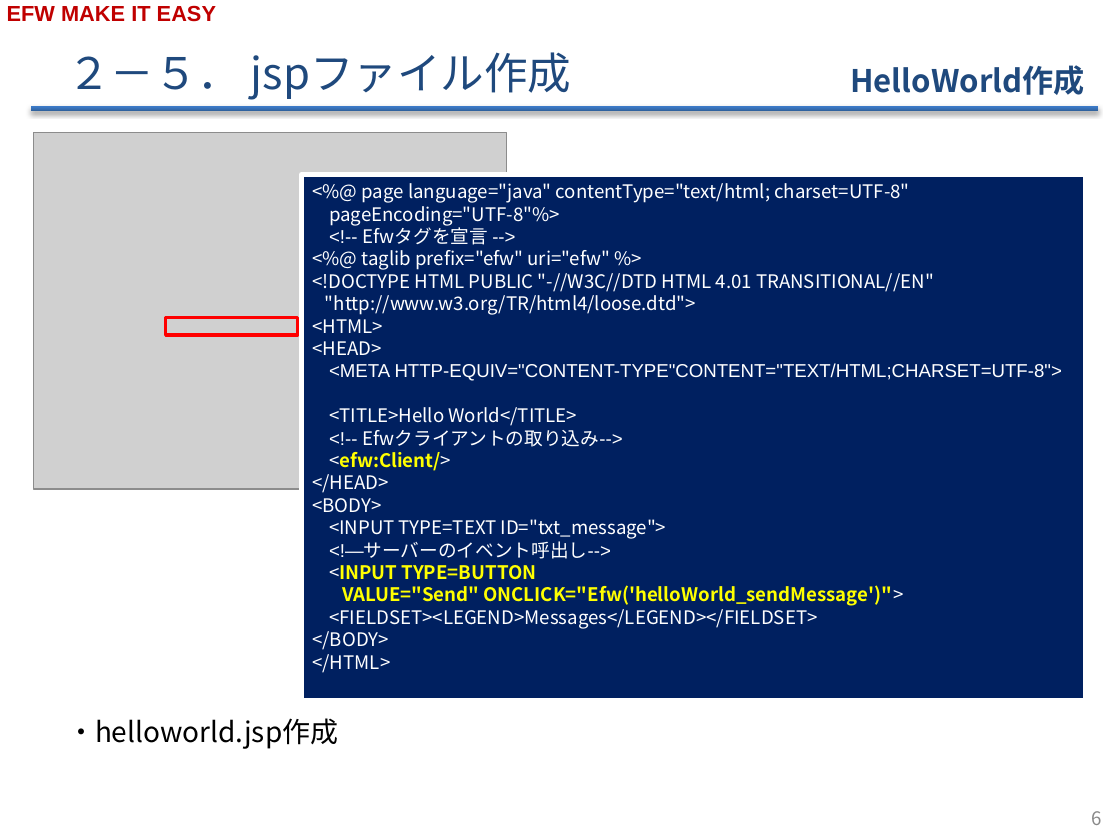
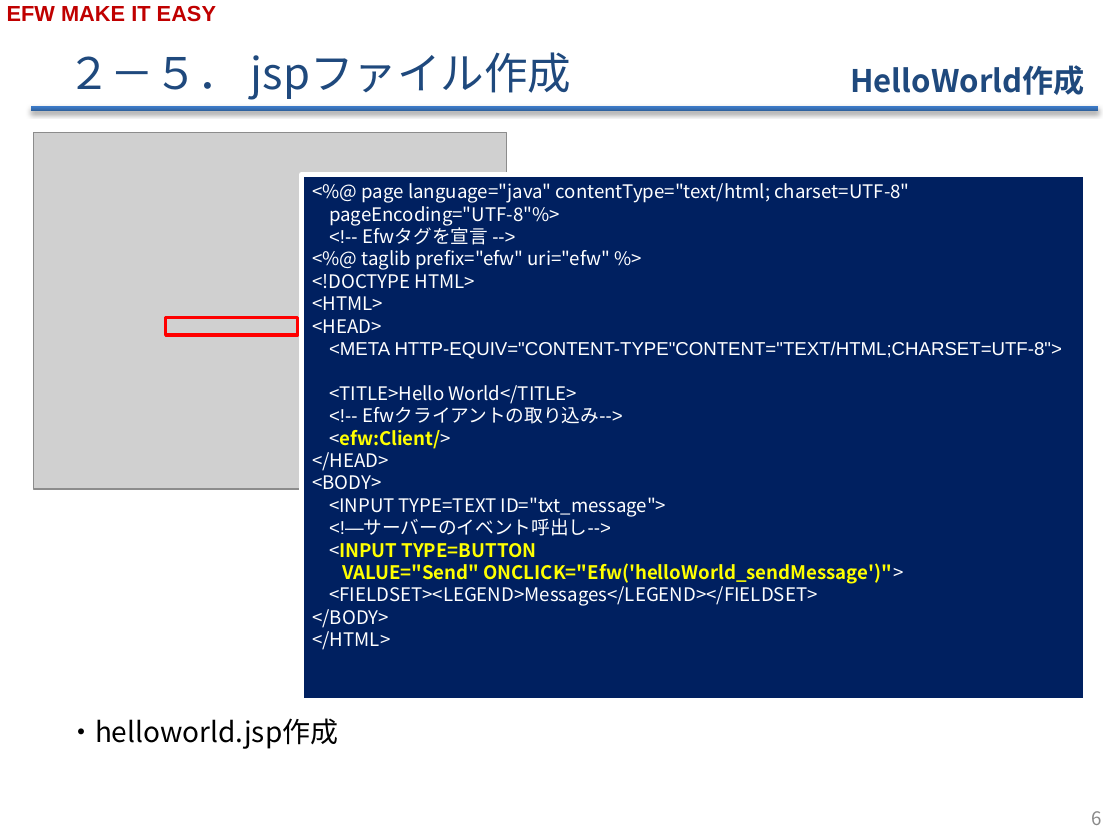
Before and after one commit to efwGrp/efw4_online_ppt, a slide deck: slide 7 of EFWプログラミングv1.4.pptx. Drawn at 1120x840 pixels with LibreOffice and Linux fonts; fonts in the diff are those of the drawing; grey boxes stand for pictures; background and template pictures are left out. Boxes give left, top, right and bottom in pixels: in the first picture for what was removed or moved away, otherwise in the second. Text is boxed around its words. In the diff, an @@ line names an element or a change of style, - is before the commit and + after.

Commit message:
文字誤記修正

```diff
--- a/EFWプログラミングv1.4.pptx
+++ b/EFWプログラミングv1.4.pptx
@@ text in rectangle at (312,269,475,289): text changed @@
-<!DOCTYPE HTML PUBLIC "-//W3C//DTD HTML 4.01 TRANSITIONAL//EN"
-"http://www.w3.org/TR/html4/loose.dtd">
+<!DOCTYPE HTML>
```
